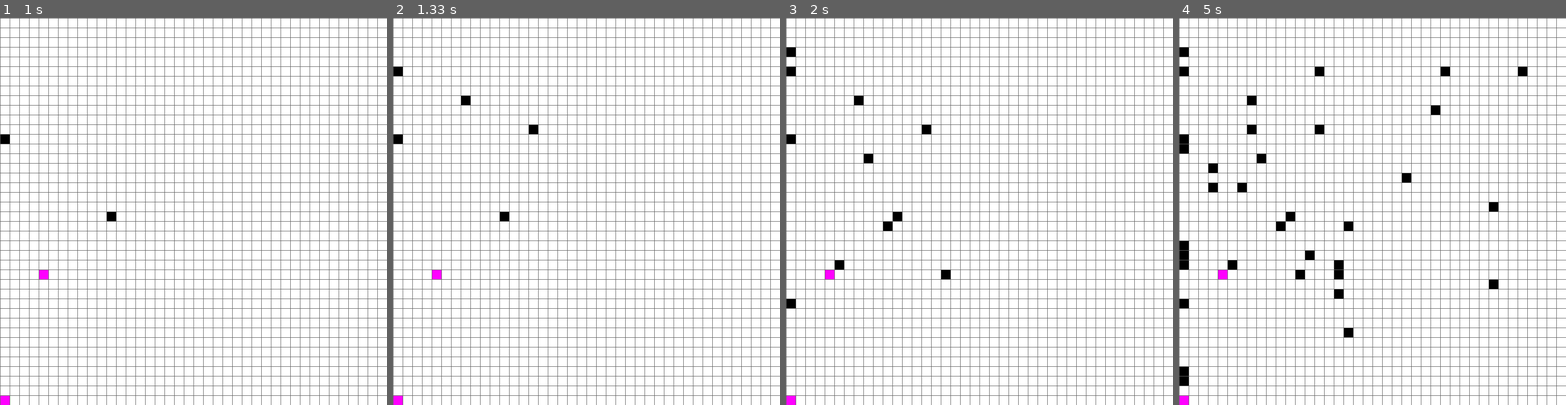
Above: before the commit, frames 1-4 (left to right).
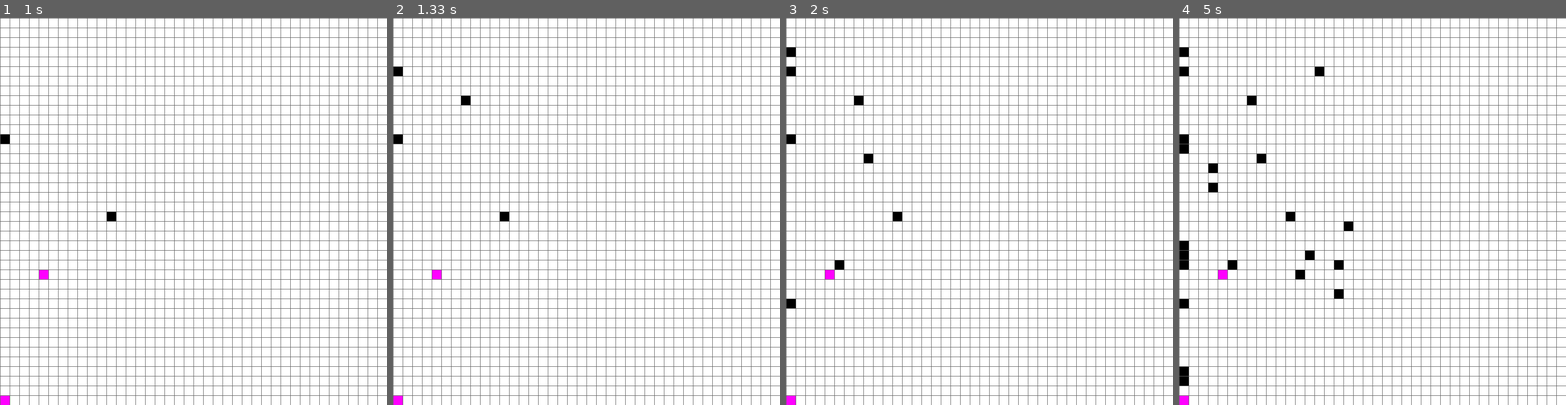
Above: after the commit, the same moments.

Repository: Ollie-Edwards/pathfinding-visualisation-pygame
Game: pygame game, started from main.py
Two runs of this game, one before a commit and one after it. Both use one fixed random seed, a clock stepped at 60 frames per second and the inputs below.
Inputs (mouse positions are in pixels of both pictures, inside the frame that each line leads up to):
- Up to frame 1 (1 s): press the mouse at (3, 401) at 0.37 s; move the mouse to (38, 277) at 0.47 s; release the mouse at (73, 153) at 0.6 s; press the mouse at (3, 137) at 0.7 s; move the mouse to (112, 215) at 0.8 s; release the mouse at (224, 292) at 0.93 s
- Up to frame 2 (1.33 s): press the mouse at (396, 72) at 1.03 s; move the mouse to (462, 103) at 1.13 s; release the mouse at (532, 130) at 1.27 s
- Up to frame 3 (2 s): press the mouse at (789, 52) at 1.37 s; move the mouse to (867, 161) at 1.47 s; release the mouse at (940, 273) at 1.6 s; press the mouse at (789, 304) at 1.7 s; move the mouse to (836, 265) at 1.8 s; release the mouse at (886, 226) at 1.93 s
- Up to frame 4 (5 s): press the mouse at (1182, 381) at 2.03 s; move the mouse to (1349, 226) at 2.13 s; release the mouse at (1519, 68) at 2.27 s; press the mouse at (1182, 254) at 2.37 s; move the mouse to (1213, 188) at 2.47 s; release the mouse at (1248, 126) at 2.6 s; press the mouse at (1182, 401) at 2.7 s; move the mouse to (1310, 254) at 2.8 s; release the mouse at (1438, 110) at 2.93 s; press the mouse at (1182, 265) at 3.03 s; move the mouse to (1264, 296) at 3.13 s; release the mouse at (1349, 331) at 3.27 s; press the mouse at (1182, 149) at 3.37 s; move the mouse to (1213, 165) at 3.47 s; release the mouse at (1244, 184) at 3.6 s; press the mouse at (1182, 381) at 3.7 s; move the mouse to (1341, 292) at 3.8 s; release the mouse at (1496, 203) at 3.93 s; press the mouse at (1182, 246) at 4.03 s; move the mouse to (1337, 261) at 4.13 s; release the mouse at (1488, 281) at 4.27 s; press the mouse at (1182, 370) at 4.37 s; move the mouse to (1295, 273) at 4.47 s; release the mouse at (1407, 176) at 4.6 s; press the mouse at (1182, 72) at 4.7 s; move the mouse to (1314, 72) at 4.8 s; release the mouse at (1446, 72) at 4.93 s

Frame 1 is identical in both runs. In frame 2, less than 0.1% of the frame differs, in the area x 35-38%, y 27-30%; in frame 3, 0.2%; in frame 4, 0.7%, in the area x 15-90%, y 12-83%.

Commit message:
Update main.py

Diff:
--- a/main.py
+++ b/main.py
@@ -99,31 +99,13 @@
         rect = pygame.Rect(self.left, self.top, boxWidth, boxWidth) #Rect(left, top, width, height)
         pygame.draw.rect(WIN, self.color,rect) # surface, color, rectangle, width
 
-
     def getGCost(self): # distance from start # could have made this recursive
         totalDistance=0
         horisontalDistance = abs(startNode.rowNumber - self.rowNumber)
         verticalDistance = abs(startNode.columnNumber - self.columnNumber)
         totalDistance += math.sqrt((horisontalDistance**2)+(verticalDistance**2))
         return totalDistance
-        '''
-        totalDistance = 0
-        parent = self.parent
-
-        if parent == None:
-            horisontalDistance = abs(startNode.rowNumber - self.rowNumber)
-            verticalDistance = abs(startNode.rowNumber - self.columnNumber)
-            totalDistance += math.sqrt((horisontalDistance**2)+(verticalDistance**2))
-
-        else:
-            while parent != None:
-                horisontalDistance = abs(parent.rowNumber - self.rowNumber)
-                verticalDistance = abs(parent.rowNumber - self.columnNumber)
-                totalDistance += math.sqrt((horisontalDistance**2)+(verticalDistance**2))
-                parent = parent.parent
-
-        return totalDistance
-        '''
+
     def getHCost(self): # distance from end
         horisontalDistance = abs((endNode.rowNumber) - int(self.rowNumber))
         verticalDistance = abs((endNode.columnNumber) - int(self.columnNumber))
@@ -330,5 +312,5 @@
                     clickedNode.isEmpty = True
 
     drawNodeSquares()
-    clock.tick(30)
+    clock.tick(FPS)
     pygame.display.update()
